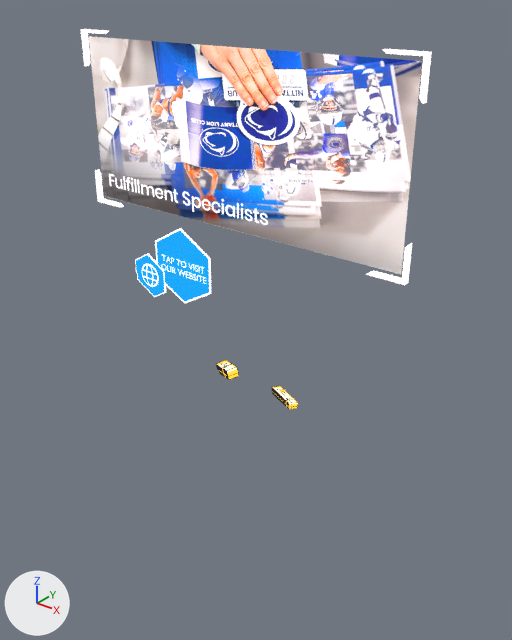
One commit to the glTF model src/assets/models/brochure_model_2.glb: the scene before it, then after it.
Camera for both pictures: a 50 mm lens placed at (4.69, -5.44, 5.37), pointed at (0.1, 0.29, 1.82). Every picture has the same lights, and +X, +Y and +Z are marked at lower left. Both versions are drawn at frame 90 of the action 'Animation'; the numbers are the values there. Vertices at the same position are counted once.

Objects in the first picture: 'button_1', 'button_2', 'corners', 'slide1'.
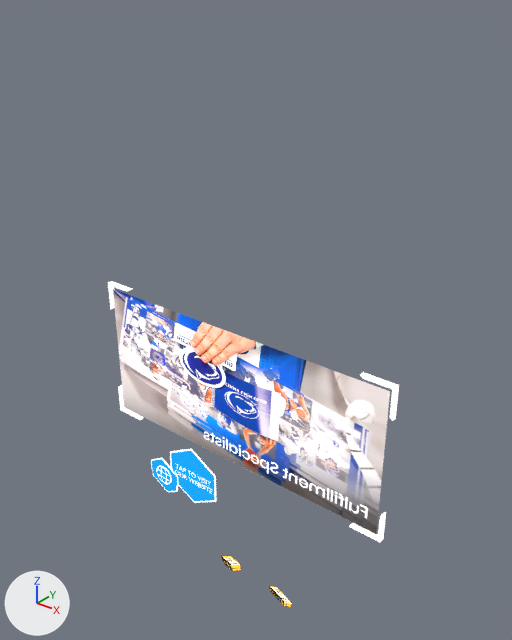
ob_package_root is not drawn itself; it is the parent of ob_package1, ob_package2.

Boxes (x1, y1, x2, y2) around the edits, measured in the pictures (512 x 640 px; the box of a moved part takes in the faces that stretch with it):
'slide1', moved, turned
    before: (89, 36, 422, 274)
    after: (113, 289, 390, 534)
'button_1', reshaped, moved (16% narrower, 26% shorter)
    before: (155, 228, 211, 303)
    after: (170, 448, 217, 503)
'corners', moved, turned
    before: (81, 29, 432, 285)
    after: (108, 281, 399, 542)
'button_2', moved
    before: (135, 254, 166, 297)
    after: (151, 458, 179, 492)
'package1', moved
    before: (272, 386, 298, 409)
    after: (269, 586, 292, 607)
'package2', moved
    before: (216, 360, 239, 380)
    after: (221, 555, 241, 571)
part 1 of me_plane_011, rebuilt (16% narrower, 26% shorter)
    before: (155, 228, 211, 303)
    after: (170, 448, 217, 503)
part 2 of me_plane_011, moved or reshaped
    before: (167, 258, 202, 282)
    after: (182, 468, 208, 491)

The change, as a diff of the scene's bpy script:
```diff
--- a/src/assets/models/brochure_model_2.glb.py
+++ b/src/assets/models/brochure_model_2.glb.py
@@ me_plane_011 @@
 # used by ob_button_1; parent = ob_root_page2; location = (-0.733, -0.016, 2.363)
-me_plane_011.from_pydata(...)  # 893 vertices, 887 faces; spans x -0.43..0.43, y -0.01..0.01, z -0.462..0.462
+me_plane_011.from_pydata(...)  # 893 vertices, 887 faces; spans x -0.409..0.411, y -0.01..0.01, z -0.443..0.439
+# me_plane_011 part 1: the loose piece of 24 vertices spanning x -0.43..0.43, y -0.002..0.01, z -0.462..0.462 is rebuilt with 24 vertices and now spans x -0.409..0.411, y -0.002..0.01, z -0.443..0.439
+# me_plane_011 part 2: 8 vertices moved within x -0.234..0.218, y -0.01, z -0.111..0.062; 668 vertices removed from x -0.246..0.316, y -0.01, z -0.116..0.077; 672 vertices added at x -0.233..0.302, y -0.01, z -0.113..0.072
 me_plane_011.materials.append(mat_svgmat)
@@ ob_button_1 @@
 ob_button_1.parent = ob_root_page2
-ob_button_1.location = (-0.733, -0.016, 2.363)
+ob_button_1.location = (-0.733, -0.016, -0.628)
@@ ob_button_2 @@
 ob_button_2.parent = ob_root_page2
-ob_button_2.location = (-1.251, -0.0263, 2.099)
+ob_button_2.location = (-1.251, -0.0263, -0.893)
@@ ob_corners @@
 ob_corners = bpy.data.objects.new('corners', me_plane_017)
-ob_corners.parent = ob_root_page2
-ob_corners.location = (0.0, -0.0185, 3.869)
+ob_corners.parent = ob_root_slides
+ob_corners.location = (0.0, -0.0185, 0.0569)
+ob_corners.rotation_euler = (0.0, 0.0, 3.142)  # degrees (0, 0, 180)
@@ ob_package_root @@
 ob_package_root.parent = ob_root_page2
-ob_package_root.location = (-0.197, 0.0, 0.0)
+ob_package_root.location = (-0.197, 0.0, -2.992)
@@ ob_slide1 @@
 ob_slide1 = bpy.data.objects.new('slide1', me_plane_015)
-ob_slide1.parent = ob_root_page2
-ob_slide1.location = (0.0, -0.0185, 3.869)
+ob_slide1.parent = ob_root_slides
+ob_slide1.location = (0.0, -0.0185, 0.0569)
+ob_slide1.rotation_euler = (0.0, 0.0, 3.142)  # degrees (0, 0, 180)
@@ ob_root_slides @@
+ob_root_slides = bpy.data.objects.new('root_slides', None)
+ob_root_slides.parent = ob_root_page2
+ob_root_slides.location = (0.0, 0.0, 0.786)
```
